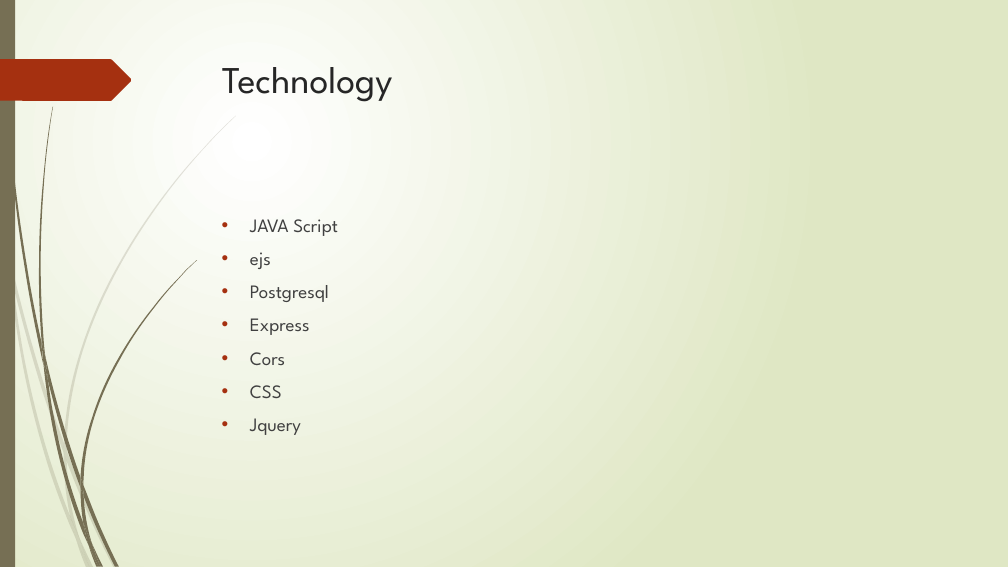
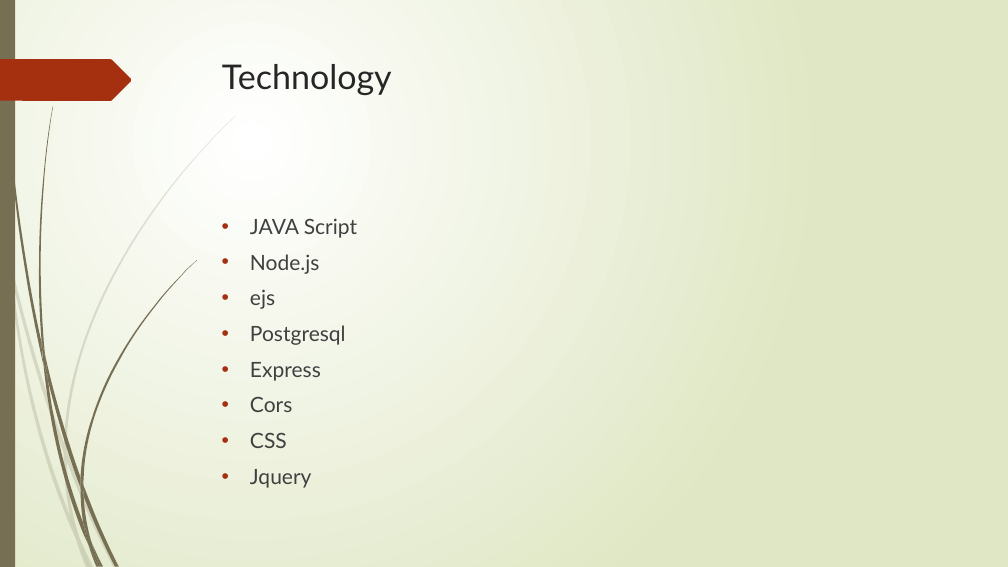
Before and after one commit to 301n15-nasa/main, a slide deck: slide 9 of Data Asteroid.pptx (slide 7 before the commit). Drawn at 1008x567 pixels with LibreOffice and Linux fonts; fonts in the diff are those of the drawing. Boxes give left, top, right and bottom in pixels: in the first picture for what was removed or moved away, otherwise in the second. Text is boxed around its words. In the diff, an @@ line names an element or a change of style, - is before the commit and + after.

```diff
--- a/Data Asteroid.pptx
+++ b/Data Asteroid.pptx
@@ title "Technology" at [222,64,392,95]: size 36 to 32.4 pt, font League Spartan to Lato @@
@@ text at [250,218,357,488]: size 18 to 20 pt, font League Spartan to Lato in "JAVA Script", "ejs", "Postgresql", "Express" and 3 more places @@
@@ text at [250,254,320,274]: paragraph added @@
+• Node.js
```
Also in this commit, not shown: 6 other slides changed, 2 slides added.
